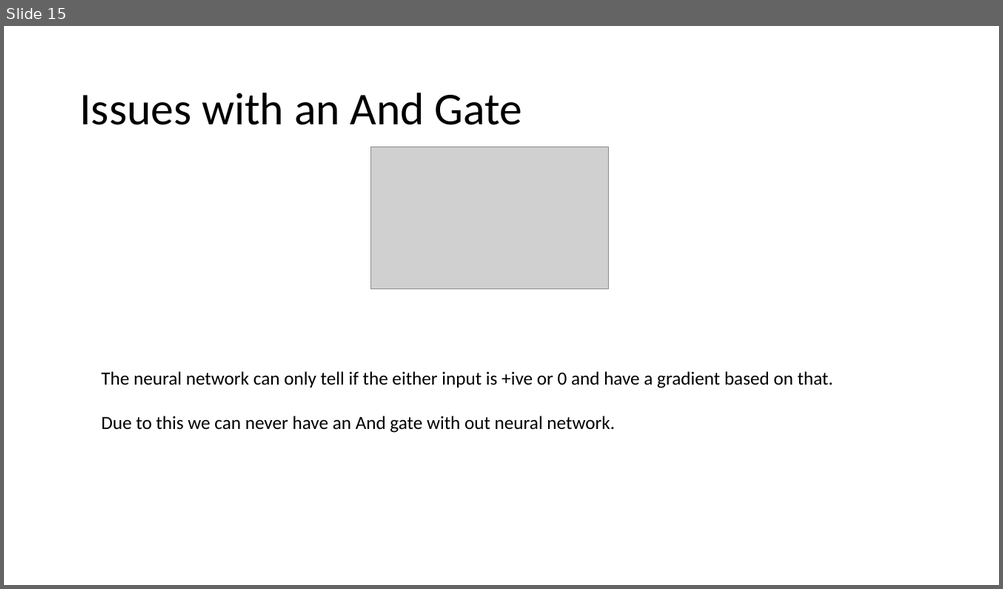
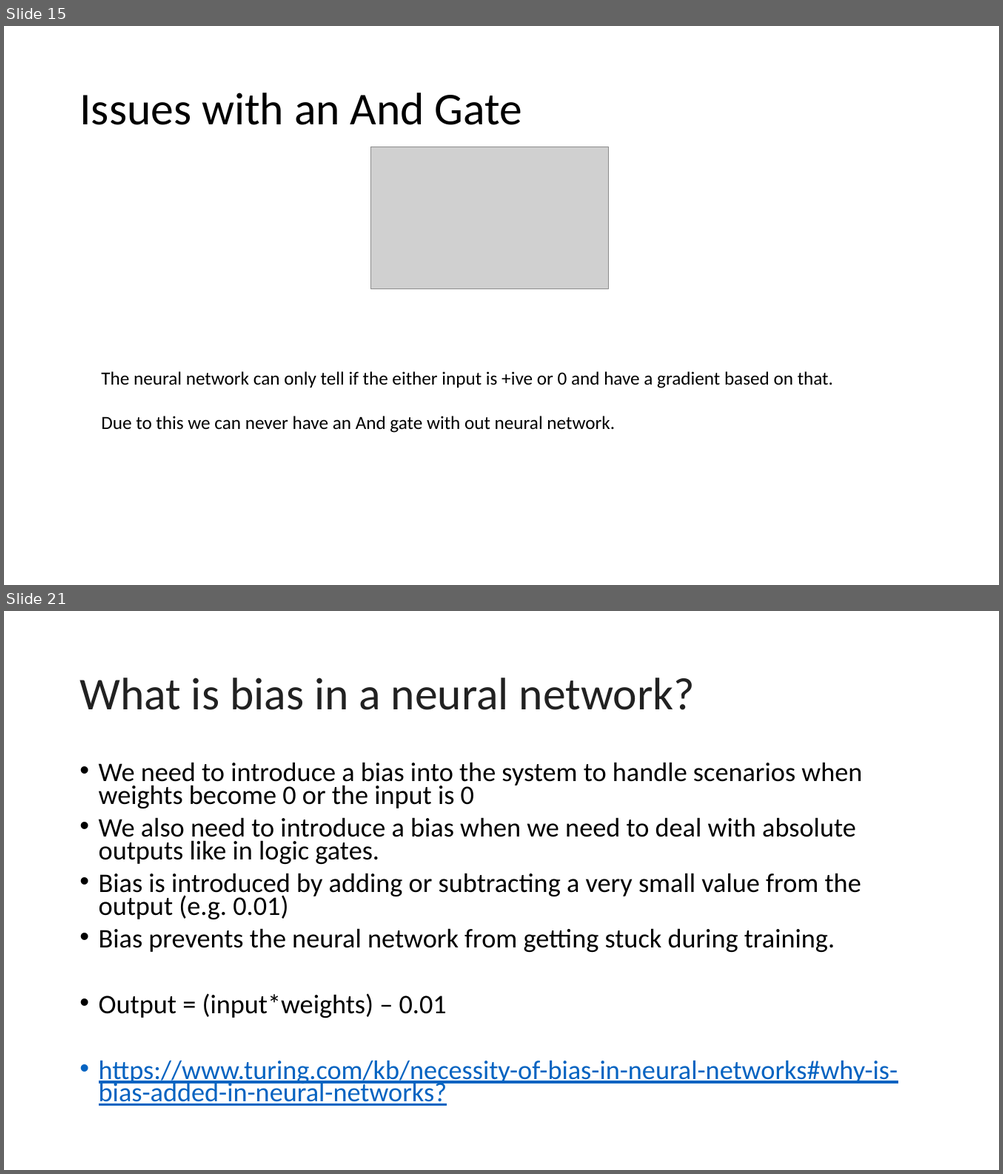
Before and after one commit to mustafa-behrainwala/simpleNN, a slide deck: Introduction To Neural Networks and AI.pptx. Shown one above the other, each under a label of ours: slide 15 before the commit, slides 15 and 21 after it; the slides between them are not shown. The pictures are 1003x589 and 1003x1174 pixels, drawn with LibreOffice and Linux fonts; fonts in the diff are those of the drawing; grey boxes stand for pictures. Boxes give left, top, right and bottom in pixels: in the first picture for what was removed or moved away, otherwise in the second. Text is boxed around its words. In the diff, an @@ line names an element or a change of style, - is before the commit and + after.

```diff
--- a/Introduction To Neural Networks and AI.pptx
+++ b/Introduction To Neural Networks and AI.pptx
@@ slide 21 added at <box>4,611,999,1170</box>, background #FFFFFF @@
@@ title added at <box>79,678,694,710</box>, 44 pt, text #212121 @@
+What is bias in a neural network?
@@ text added at <box>99,762,898,1106</box>, 25.9 pt, text #000000 @@
+• We need to introduce a bias into the system to handle scenarios when weights become 0 or the input is 0
+• We also need to introduce a bias when we need to deal with absolute outputs like in logic gates.
+• Bias is introduced by adding or subtracting a very small value from the output (e.g. 0.01)
+• Bias prevents the neural network from getting stuck during training.
+• Output = (input*weights) – 0.01
+• https://www.turing.com/kb/necessity-of-bias-in-neural-networks#why-is-bias-added-in-neural-networks?
```
Also in this commit, not shown: 9 other slides added, 1 other file.
